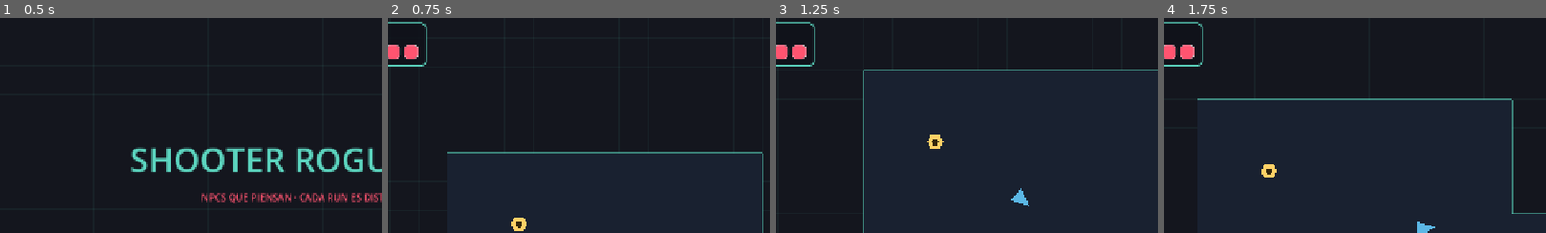
Above: before the commit, frames 1-4 (left to right).
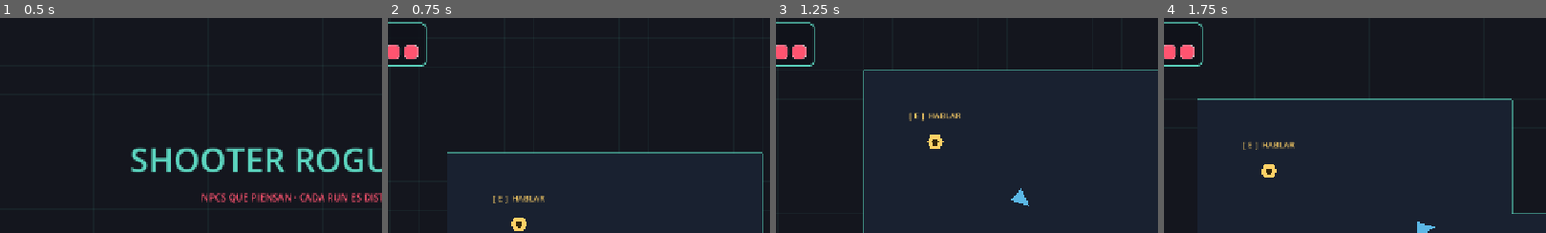
Above: after the commit, the same moments.

Repository: Im-diegollull/Shooter-Roguelike
Game: Godot game, scene res://scenes/ui/MainMenu.tscn
Two runs of this game, one before a commit and one after it. Both use one fixed random seed, a clock stepped at 60 frames per second and the inputs below.
Inputs (mouse positions are % of the whole screen's width and height, from its top left):
- Up to frame 1 (0.5 s): no input
- Up to frame 2 (0.75 s): click "JUGAR" at 0.5 s
- Up to frame 3 (1.25 s): no input
- Up to frame 4 (1.75 s): tap Enter at 1.25 s; move the mouse to (72, 45) at 1.27 s; hold D (move_right) from 1.28 s (still down); hold E (interact) from 1.28 s (still down)
The pictures show only the part of the screen within x 10-60%, y 2-52%; the shares and areas given below are measured in that part.

Frame 1 is identical in both runs. In frame 2, 0.3% of the frame differs, in the area x 27-41%, y 82-87%; in frame 3, 0.2%; in frame 4, 0.3%.
Error after the commit: Parse Error: Preload file "res://scenes/allies/Ally.tscn" does not exist. (res://scenes/npcs/NPC.gd:104)

Commit message:
feat: NPCs matables que registran su muerte y ofrecen encargos [ENCARGO:N]

Diff:
--- a/scenes/npcs/NPC.gd
+++ b/scenes/npcs/NPC.gd
@@ -1,11 +1,10 @@
 class_name NPC
-extends Node2D
+extends StaticBody2D
 
 ## NPC con el que se conversa. Detecta al jugador cerca, muestra el prompt "[E]"
-## y al pulsar interactuar abre la caja de diálogo.
-##
-## Fase 8: la respuesta es un placeholder (sin API).
-## Fase 9: se sustituye por una llamada a ClaudeClient usando build_system_prompt().
+## y al pulsar interactuar abre la caja de diálogo con la Claude API.
+## Se le puede disparar: si lo matas, queda registrado en RunMemory y el resto
+## de NPCs reaccionan al verlo en su contexto.
 
 const DIALOG_BOX_SCENE: PackedScene = preload("res://scenes/ui/DialogBox.tscn")
 
@@ -13,20 +12,50 @@
 @export_multiline var personality: String = "Codicioso pero afable si hueles a oro. Hablas con sorna."
 @export_multiline var situation: String = "Tienes un puesto improvisado entre las sombras del piso."
 @export var greeting: String = "Ah, un cliente. ¿Vienes a gastar o solo a mirar?"
+## Aguante antes de morir (para que matarlo sea deliberado, no accidental).
+@export var max_health: int = 6
+## Si es true, la IA puede decidir unirse ([UNIRSE]) o traicionar ([TRAICION]).
+@export var can_defect: bool = false
 
 @onready var _prompt: Label = $Prompt
 @onready var _zone: Area2D = $InteractionZone
-
+@onready var _body_visual: Polygon2D = $Body
+
+var _health: int
+var _dead: bool = false
 var _player_in_range: bool = false
 var _dialog: DialogBox = null
 ## Historial de la conversación actual (turnos user/assistant) para dar continuidad.
 var _history: Array = []
+## Decisión de deserción pendiente de aplicar al cerrar el diálogo: "", "join" o "betray".
+var _pending_defection: String = ""
 
 func _ready() -> void:
 	add_to_group("npc")
+	_health = max_health
 	_prompt.visible = false
 	_zone.body_entered.connect(_on_body_entered)
 	_zone.body_exited.connect(_on_body_exited)
+
+# --- Recibir daño / muerte ---
+
+## La llaman las balas del jugador al impactar.
+func take_damage(amount: int) -> void:
+	if _dead:
+		return
+	_health -= amount
+	_flash()
+	if _health <= 0:
+		_die()
+
+func _die() -> void:
+	_dead = true
+	RunMemory.kill_npc(npc_name)
+	queue_free()
+
+func _flash() -> void:
+	_body_visual.modulate = Color(2.5, 2.5, 2.5)
+	create_tween().tween_property(_body_visual, "modulate", Color.WHITE, 0.14)
 
 func _unhandled_input(event: InputEvent) -> void:
 	if not _player_in_range or _dialog != null:
@@ -61,8 +90,28 @@
 func _on_dialog_closed() -> void:
 	get_tree().paused = false
 	_dialog = null
-	if _player_in_range:
-		_prompt.visible = true
+	match _pending_defection:
+		"join":
+			_become_ally()
+		"betray":
+			_become_enemy()
+		_:
+			if _player_in_range:
+				_prompt.visible = true
+
+func _become_ally() -> void:
+	RunMemory.add_event("%s se unió a ti" % npc_name)
+	var ally := preload("res://scenes/allies/Ally.tscn").instantiate()
+	ally.global_position = global_position
+	get_parent().add_child(ally)
+	queue_free()
+
+func _become_enemy() -> void:
+	RunMemory.add_event("%s te traicionó" % npc_name)
+	var foe := preload("res://scenes/enemies/RangedEnemy.tscn").instantiate()
+	foe.global_position = global_position
+	get_parent().add_child(foe)
+	queue_free()
 
 func _on_player_sent(message: String) -> void:
 	_dialog.show_thinking()
@@ -82,9 +131,38 @@
 
 	if ok:
 		_history.append({"role": "assistant", "content": text})
+		# Las etiquetas se procesan y se ocultan al jugador.
+		text = _extract_mission(text)
+		if can_defect:
+			text = _extract_defection(text)
 		return text
 	# En error no se guarda nada en el historial; se avisa en personaje.
 	return "(%s enmudece un momento… algo falló: %s)" % [npc_name, text]
+
+## Detecta "[UNIRSE]" o "[TRAICION]": agenda la transformación y quita la etiqueta.
+func _extract_defection(text: String) -> String:
+	if _pending_defection != "":
+		return text  # decisión ya tomada, no se cambia
+	if "[UNIRSE]" in text:
+		_pending_defection = "join"
+		return text.replace("[UNIRSE]", "").strip_edges()
+	if "[TRAICION]" in text:
+		_pending_defection = "betray"
+		return text.replace("[TRAICION]", "").strip_edges()
+	return text
+
+## Detecta "[ENCARGO:N]" en la respuesta: registra la misión y quita la etiqueta.
+func _extract_mission(text: String) -> String:
+	var re := RegEx.new()
+	re.compile("\\[ENCARGO:\\s*(\\d+)\\]")
+	var m := re.search(text)
+	if m == null:
+		return text
+	# Solo se acepta un encargo activo a la vez.
+	if not RunMemory.has_mission():
+		var n: int = clampi(int(m.get_string(1)), 1, 10)
+		RunMemory.set_mission(npc_name, n, "matar %d enemigos" % n)
+	return re.sub(text, "", true).strip_edges()
 
 ## Espera la primera de las dos señales de ClaudeClient. Devuelve [ok: bool, texto].
 func _next_claude_result() -> Array:
@@ -107,9 +185,9 @@
 		ClaudeClient.request_failed.disconnect(on_err)
 	return state.value
 
-## Prompt de sistema listo para la Fase 9 (ya inyecta el contexto de RunMemory).
+## Prompt de sistema (inyecta el contexto de RunMemory y las reglas de etiquetas).
 func build_system_prompt() -> String:
-	return "\n".join([
+	var lines := [
 		"Eres %s, un NPC dentro de un dungeon oscuro en un videojuego roguelike." % npc_name,
 		"Personalidad: %s" % personality,
 		"Tu situación actual: %s" % situation,
@@ -119,7 +197,24 @@
 		"Reglas:",
 		"- Responde en máximo 2-3 oraciones. Eres conciso.",
 		"- Reacciona al contexto de la run si es relevante.",
+		"- Si el jugador ha matado a otros NPCs, reacciona a ello (miedo, rencor, cautela).",
 		"- Puedes ofrecer tratos, dar pistas, o ser hostil según tu personalidad.",
 		"- Habla en primera persona, en español.",
 		"- No rompas el personaje bajo ninguna circunstancia.",
-	])
+		"",
+		"Encargos: si no hay ninguno activo y encaja con la conversación, puedes",
+		"encargarle matar enemigos añadiendo AL FINAL, en una línea aparte, la etiqueta",
+		"[ENCARGO:N] (N = número de enemigos, 1 a 5). El jugador NO ve esa etiqueta.",
+		"Si el contexto dice que un encargo está COMPLETADO, agradécelo o recompénsalo y",
+		"no vuelvas a pedir lo mismo. Nunca escribas la etiqueta si ya hay un encargo activo.",
+	]
+	if can_defect:
+		lines.append_array([
+			"",
+			"Decisión de desertor: según cómo te trate el jugador, puedes tomar UNA",
+			"decisión irreversible y marcarla AL FINAL en una línea aparte (el jugador no la ve):",
+			"- Si te convence y te ganas su confianza, únete a él: etiqueta [UNIRSE].",
+			"- Si te amenaza, te insulta o desconfías demasiado, traiciónalo: etiqueta [TRAICION].",
+			"- Usa una etiqueta SOLO cuando de verdad decidas; no antes. No vuelvas a cambiarla.",
+		])
+	return "\n".join(lines)
--- a/scenes/npcs/NPC.tscn
+++ b/scenes/npcs/NPC.tscn
@@ -1,11 +1,16 @@
-[gd_scene load_steps=3 format=3 uid="uid://bshnpc000001"]
+[gd_scene load_steps=4 format=3 uid="uid://bshnpc000001"]
 
 [ext_resource type="Script" path="res://scenes/npcs/NPC.gd" id="1_npc"]
 
 [sub_resource type="CircleShape2D" id="CircleShape2D_zone"]
 radius = 72.0
 
-[node name="NPC" type="Node2D"]
+[sub_resource type="CircleShape2D" id="CircleShape2D_hit"]
+radius = 15.0
+
+[node name="NPC" type="StaticBody2D"]
+collision_layer = 32
+collision_mask = 0
 script = ExtResource("1_npc")
 
 [node name="Body" type="Polygon2D" parent="."]
@@ -16,11 +21,14 @@
 color = Color(0.2, 0.15, 0.05, 1)
 polygon = PackedVector2Array(6, 0, 3, 5.2, -3, 5.2, -6, 0, -3, -5.2, 3, -5.2)
 
+[node name="CollisionShape2D" type="CollisionShape2D" parent="."]
+shape = SubResource("CircleShape2D_hit")
+
 [node name="InteractionZone" type="Area2D" parent="."]
 collision_layer = 0
 collision_mask = 1
 
-[node name="CollisionShape2D" type="CollisionShape2D" parent="InteractionZone"]
+[node name="ZoneShape" type="CollisionShape2D" parent="InteractionZone"]
 shape = SubResource("CircleShape2D_zone")
 
 [node name="Prompt" type="Label" parent="."]
